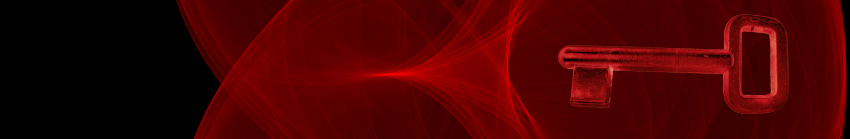
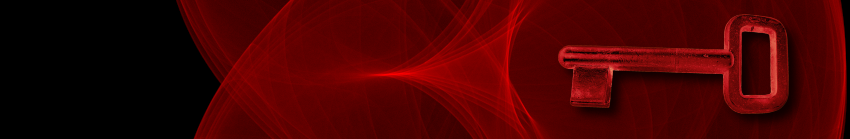
Layered file, before and after one edit (850×139). Changes by layer:
added layer "Drop-Shadow" (80%) above "Background" over bbox(559, 15, 805, 129)
